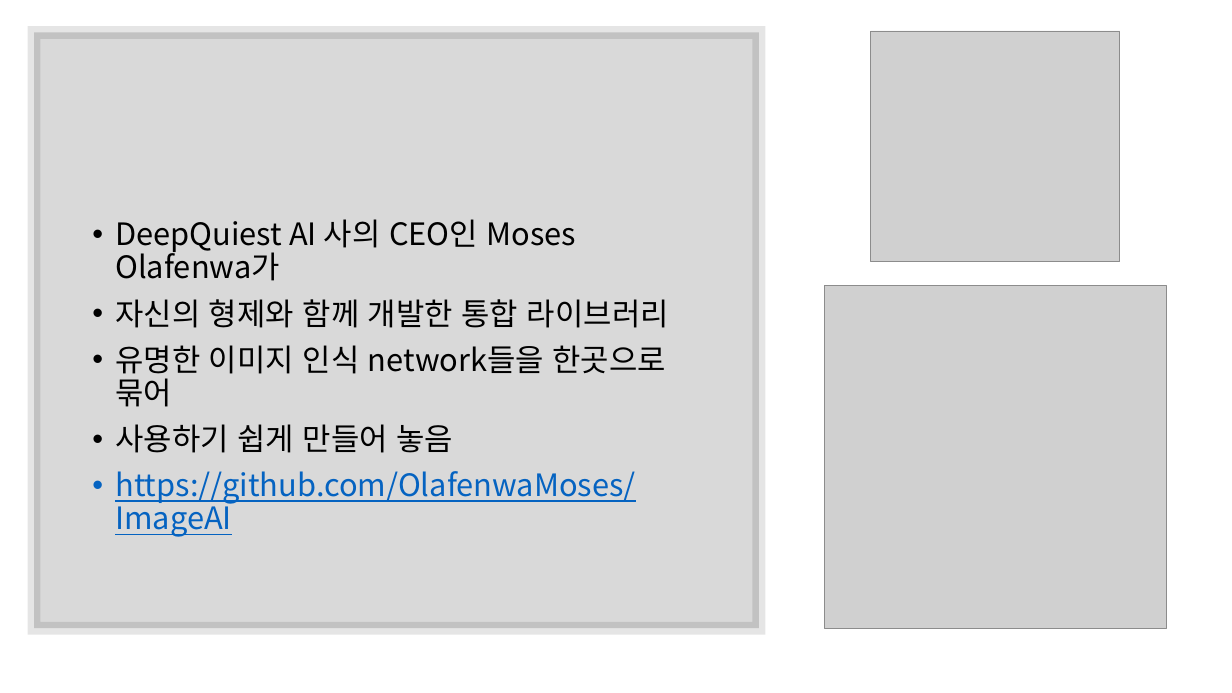
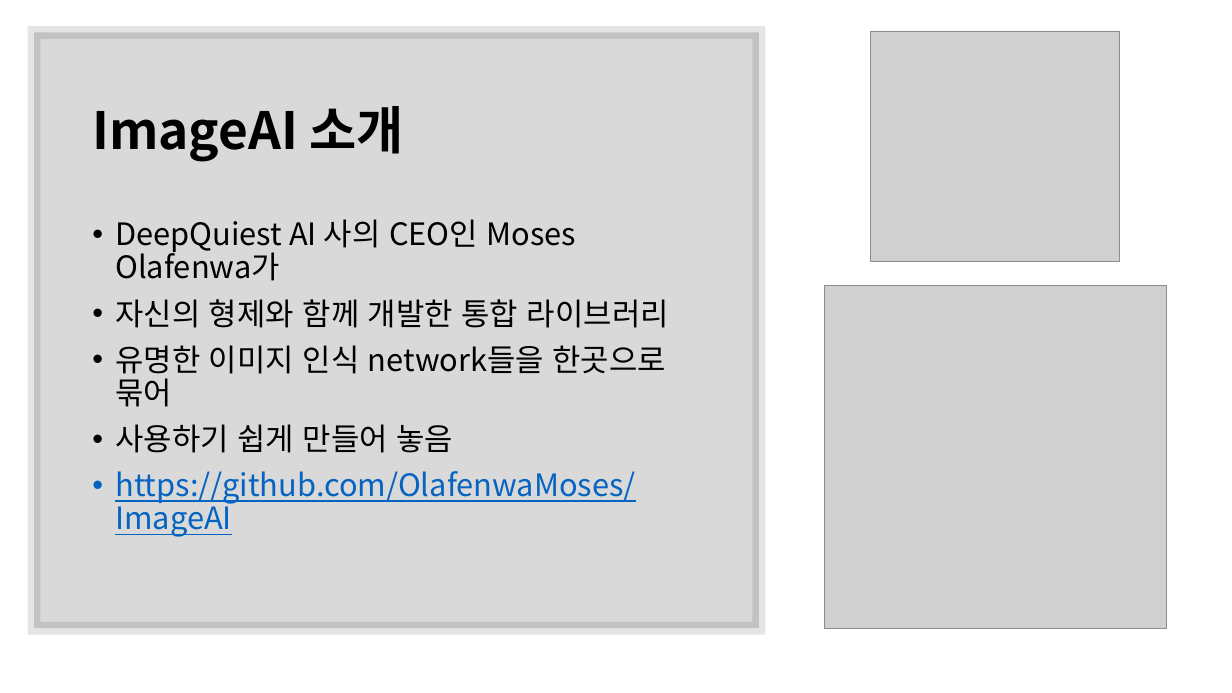
Before and after one commit to CheonSeounghyun/Coordination-Recommend, a slide deck: slide 6 of document/Capston Design Proposal_6week.pptx. Drawn at 1232x693 pixels with LibreOffice and Linux fonts; fonts in the diff are those of the drawing; grey boxes stand for pictures. Boxes give left, top, right and bottom in pixels: in the first picture for what was removed or moved away, otherwise in the second. Text is boxed around its words. In the diff, an @@ line names an element or a change of style, - is before the commit and + after.

```diff
--- a/document/Capston Design Proposal_6week.pptx
+++ b/document/Capston Design Proposal_6week.pptx
@@ title added at <box>92,106,404,162</box>, 40 pt, text #000000, bold @@
+ImageAI 소개
```
Also in this commit, not shown: 10 other slides changed, 1 slide added, 1 slide removed.
